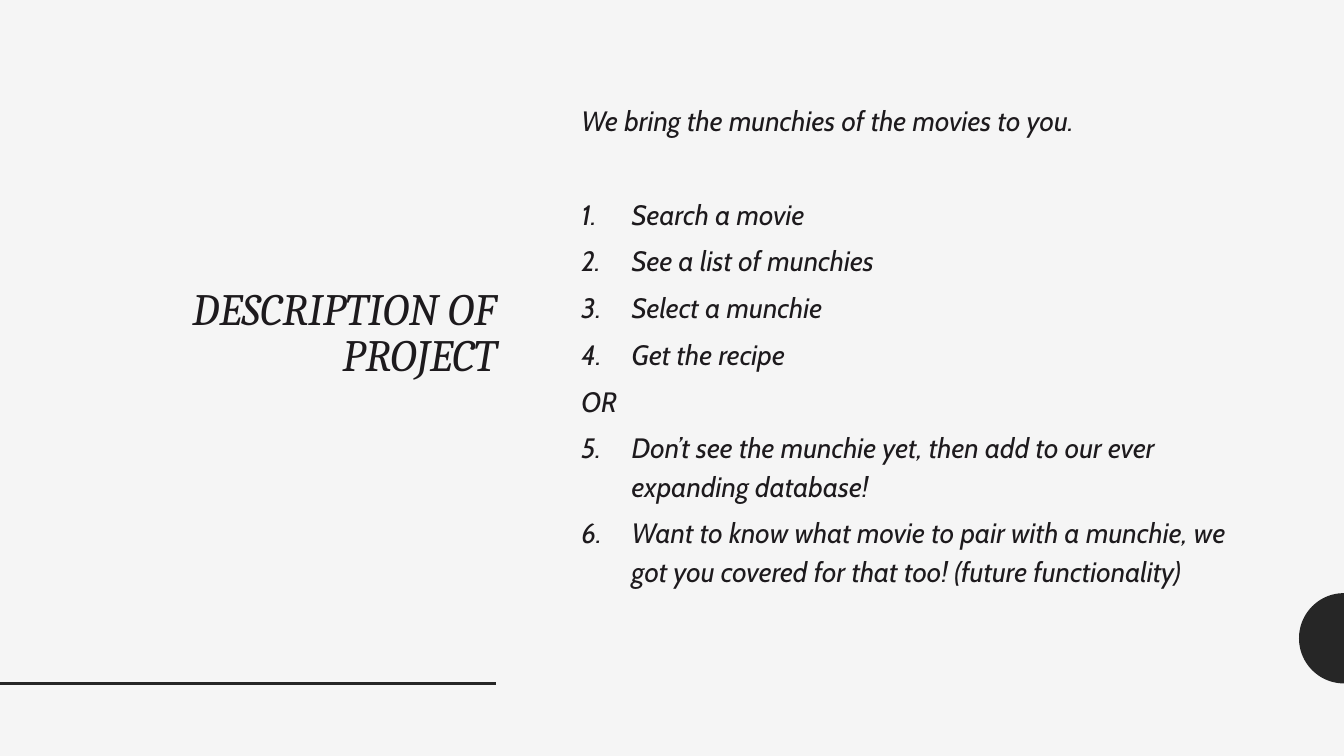
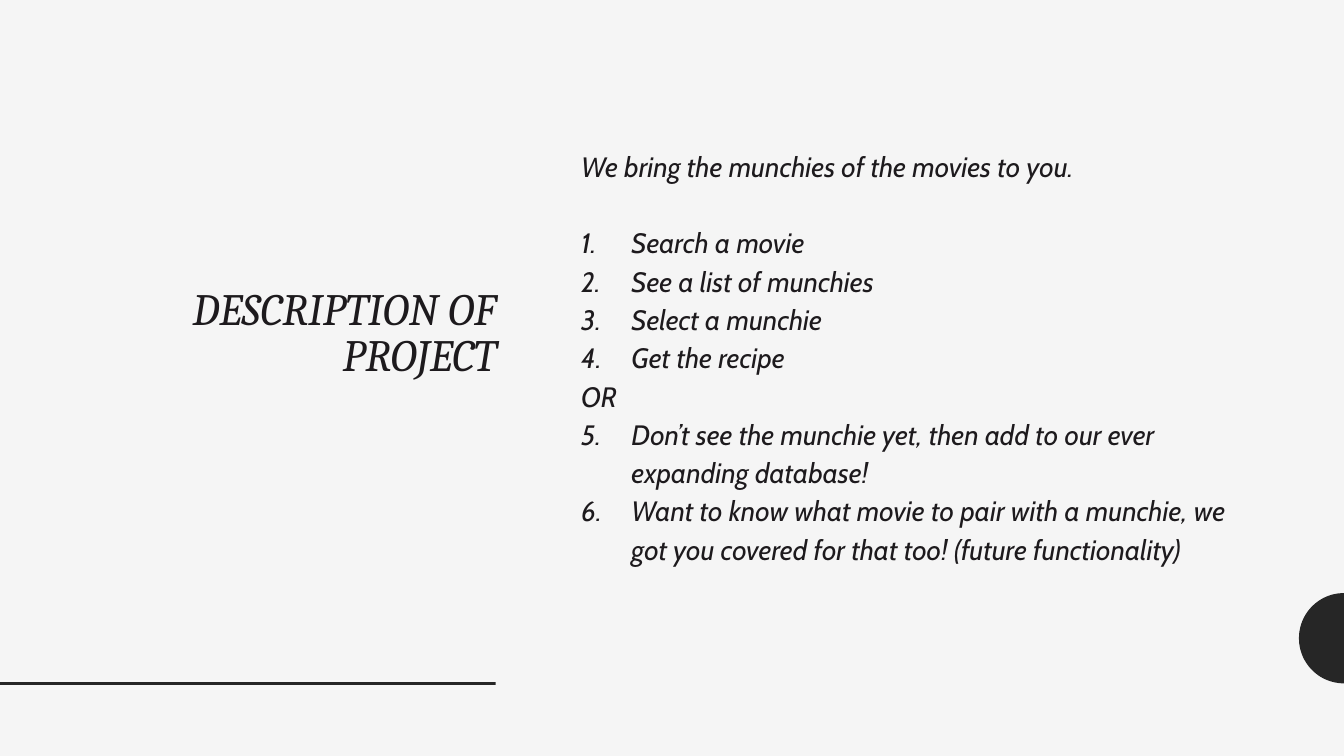
Before and after one commit to ZacKeilholz/CineMunchies, a slide deck: slide 6 of Team Urkel v04.pptx. Drawn at 1344x756 pixels with LibreOffice and Linux fonts; fonts in the diff are those of the drawing. Boxes give left, top, right and bottom in pixels: in the first picture for what was removed or moved away, otherwise in the second. Text is boxed around its words. In the diff, an @@ line names an element or a change of style, - is before the commit and + after.

```diff
--- a/Team Urkel v04.pptx
+++ b/Team Urkel v04.pptx
@@ text "We bring the munchies of ..." at (581,156,1225,566): less space between paragraphs @@
```
Also in this commit, not shown: 14 other slides changed, 1 slide added, 1 slide removed, 1 other file.
